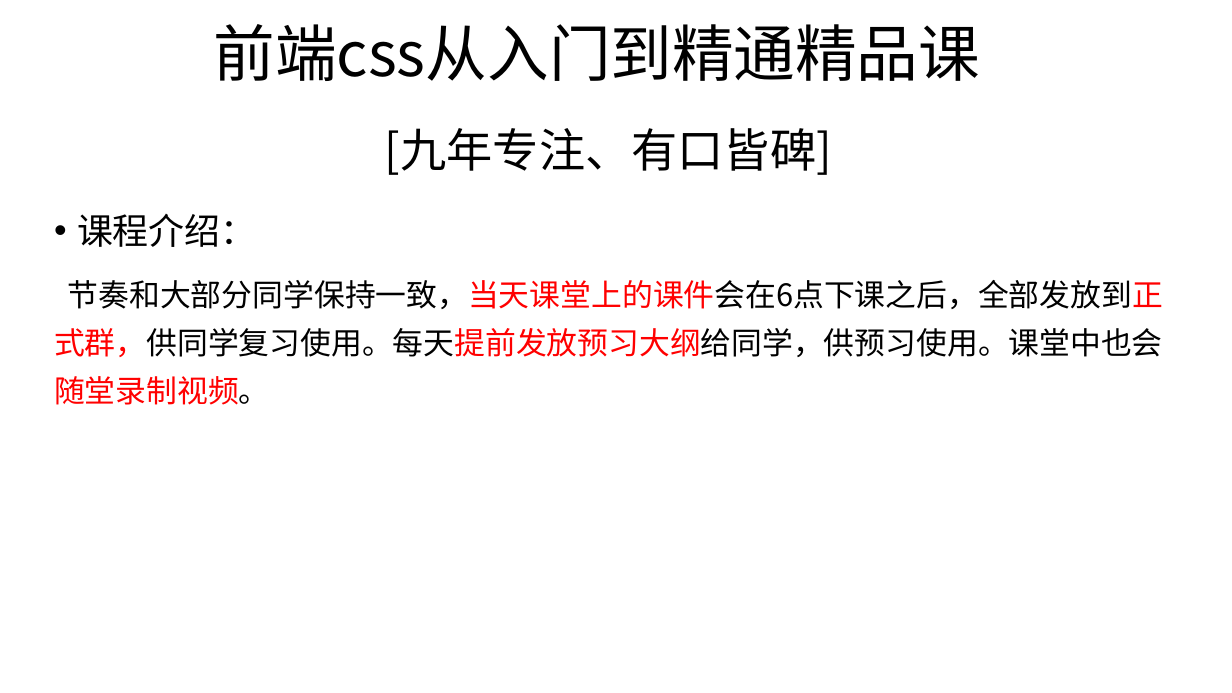
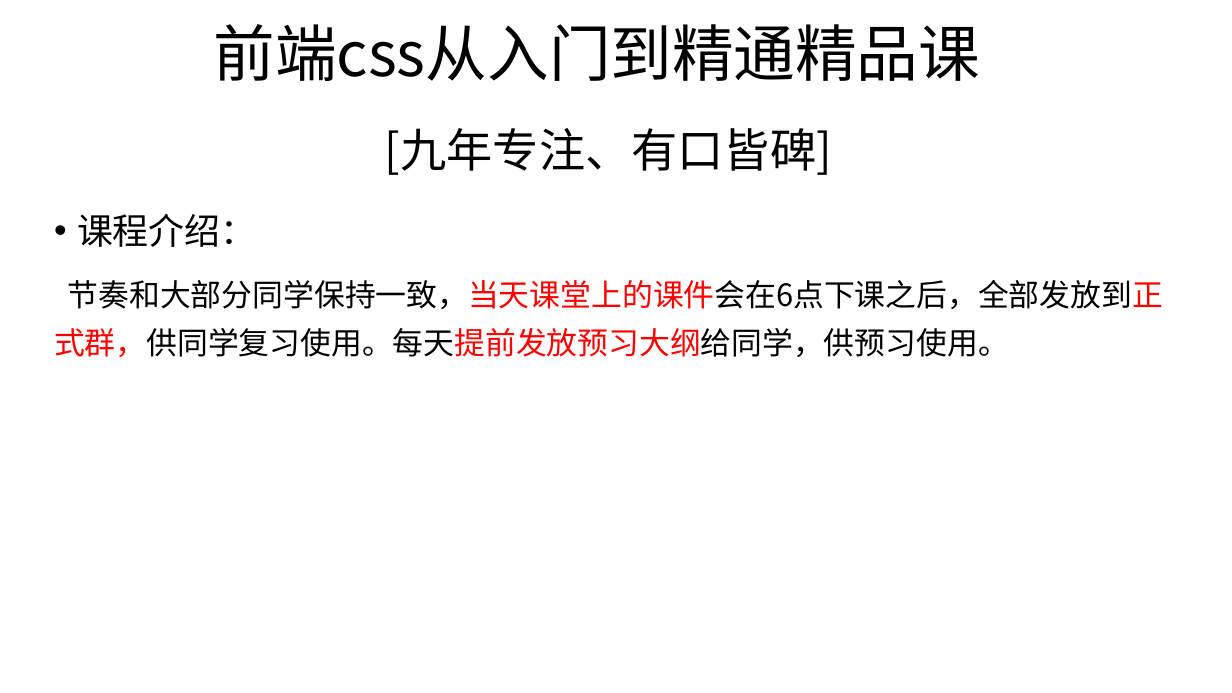
Before and after one commit to wangxiaojingit/15ClassReady1, a slide deck: slide 6 of day01/课件PPT模板.pptx. Drawn at 1232x693 pixels with LibreOffice and Linux fonts; fonts in the diff are those of the drawing; background and template pictures are left out. Boxes give left, top, right and bottom in pixels: in the first picture for what was removed or moved away, otherwise in the second. Text is boxed around its words. In the diff, an @@ line names an element or a change of style, - is before the commit and + after.

```diff
--- a/day01/课件PPT模板.pptx
+++ b/day01/课件PPT模板.pptx
@@ text at (54,280,1163,357): text changed @@
-节奏和大部分同学保持一致，当天课堂上的课件会在6点下课之后，全部发放到正式群，供同学复习使用。每天提前发放预习大纲给同学，供预习使用。课堂中也会随堂录制视频。
+节奏和大部分同学保持一致，当天课堂上的课件会在6点下课之后，全部发放到正式群，供同学复习使用。每天提前发放预习大纲给同学，供预习使用。
```
Also in this commit, not shown: 1 other slide changed, 1 slide added, 1 other file.
